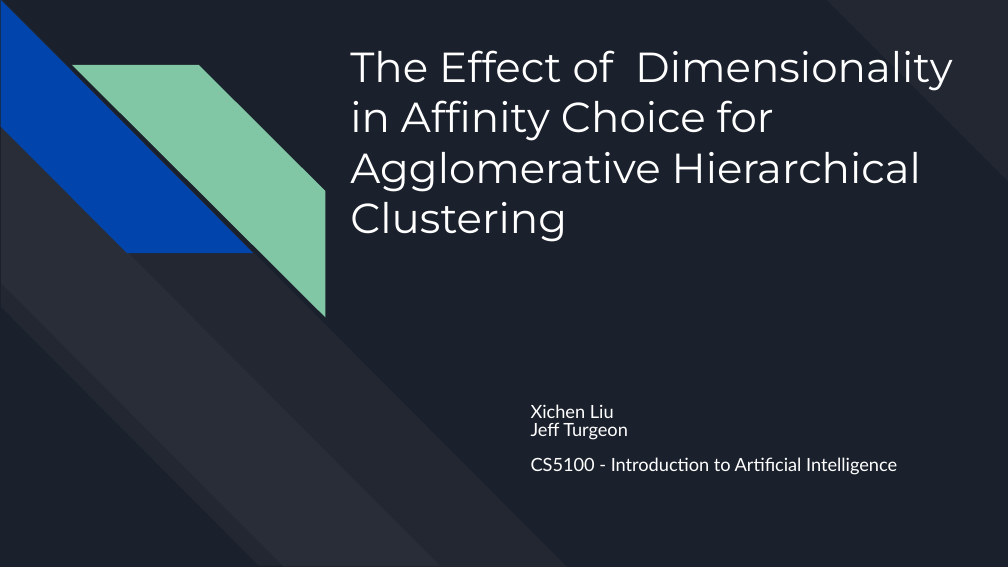
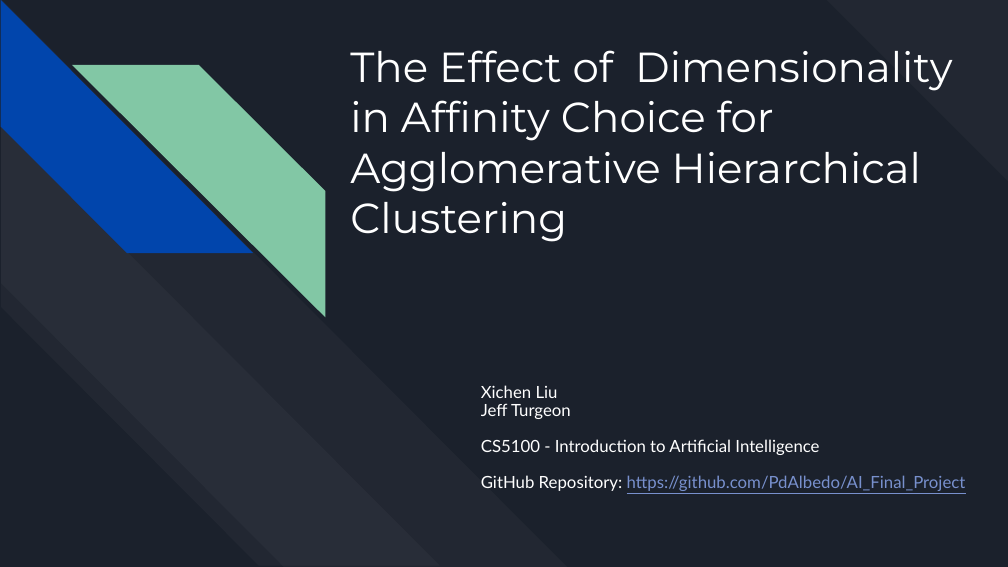
Before and after one commit to PdAlbedo/AI_Final_Project, a slide deck: slide 1 of Liu_Turgeon_FinalProject_Slides.pptx. Drawn at 1008x567 pixels with LibreOffice and Linux fonts; fonts in the diff are those of the drawing. Boxes give left, top, right and bottom in pixels: in the first picture for what was removed or moved away, otherwise in the second. Text is boxed around its words. In the diff, an @@ line names an element or a change of style, - is before the commit and + after.

```diff
--- a/Liu_Turgeon_FinalProject_Slides.pptx
+++ b/Liu_Turgeon_FinalProject_Slides.pptx
@@ subtitle "Xichen Liu": place and size @@
-subtitle "Xichen Liu" at (531,404,897,475)
+subtitle "Xichen Liu" at (481,385,966,491)
@@ subtitle at (481,385,819,455): size 13 to 12 pt in "Xichen Liu", "Jeff Turgeon", "CS5100 - Introduction to Artificial Intelligence"; line spacing 0.8 to 0.9 @@
@@ subtitle at (481,475,966,491): paragraph added @@
+GitHub Repository: https://github.com/PdAlbedo/AI_Final_Project
```
Also in this commit, not shown: 1 other file.
